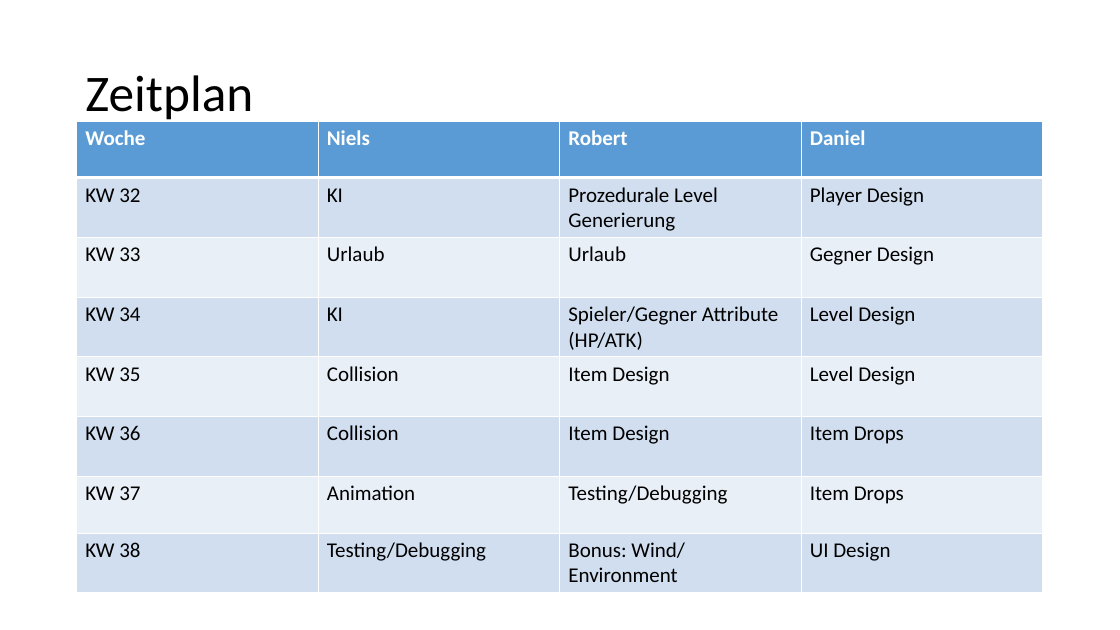
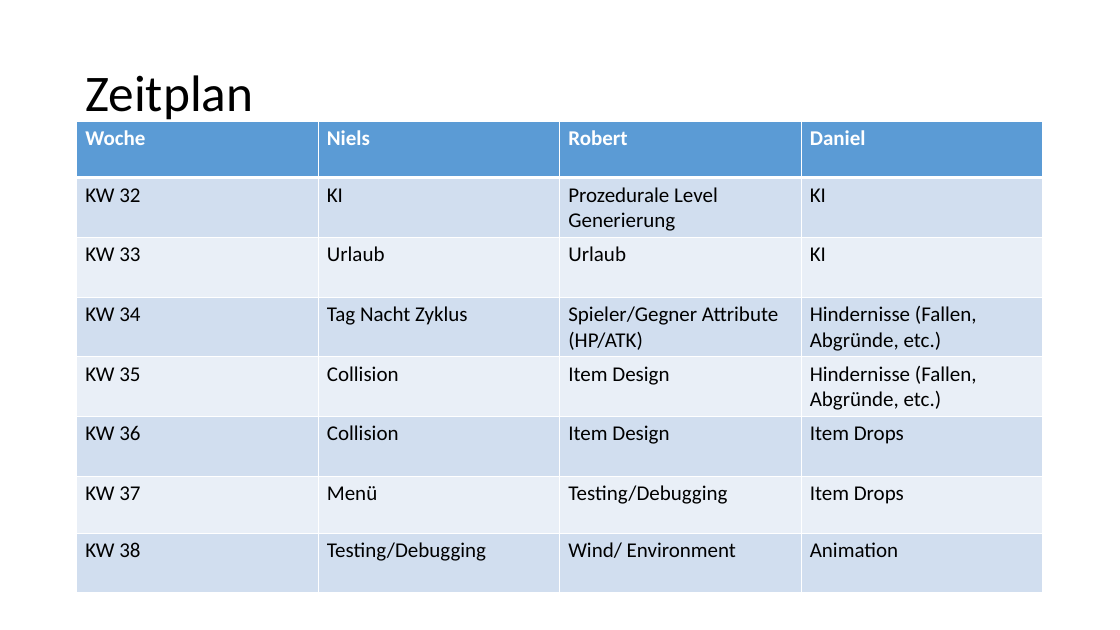
Before and after one commit to nielsq/CreativeNonSense, a slide deck: slide 5 of 12-Skymensions-JanzenQuanzJonetzko.pptx. Drawn at 1120x630 pixels with LibreOffice and Linux fonts; fonts in the diff are those of the drawing. Boxes give left, top, right and bottom in pixels: in the first picture for what was removed or moved away, otherwise in the second. Text is boxed around its words. In the diff, an @@ line names an element or a change of style, - is before the commit and + after.

```diff
--- a/12-Skymensions-JanzenQuanzJonetzko.pptx
+++ b/12-Skymensions-JanzenQuanzJonetzko.pptx
@@ table at box(77, 121, 1045, 587) @@
-row 2, column 4: Player Design
+row 2, column 4: KI
-row 3, column 4: Gegner Design
+row 3, column 4: KI
-row 4, column 2: KI
+row 4, column 2: Tag Nacht Zyklus
-row 4, column 4: Level Design
+row 4, column 4: Hindernisse (Fallen, Abgründe, etc.)
-row 5, column 4: Level Design
+row 5, column 4: Hindernisse (Fallen, Abgründe, etc.)
-row 7, column 2: Animation
+row 7, column 2: Menü
-row 8, column 3: Bonus: Wind/ Environment
+row 8, column 3: Wind/ Environment
-row 8, column 4: UI Design
+row 8, column 4: Animation
```
Also in this commit, not shown: 6 other files.
